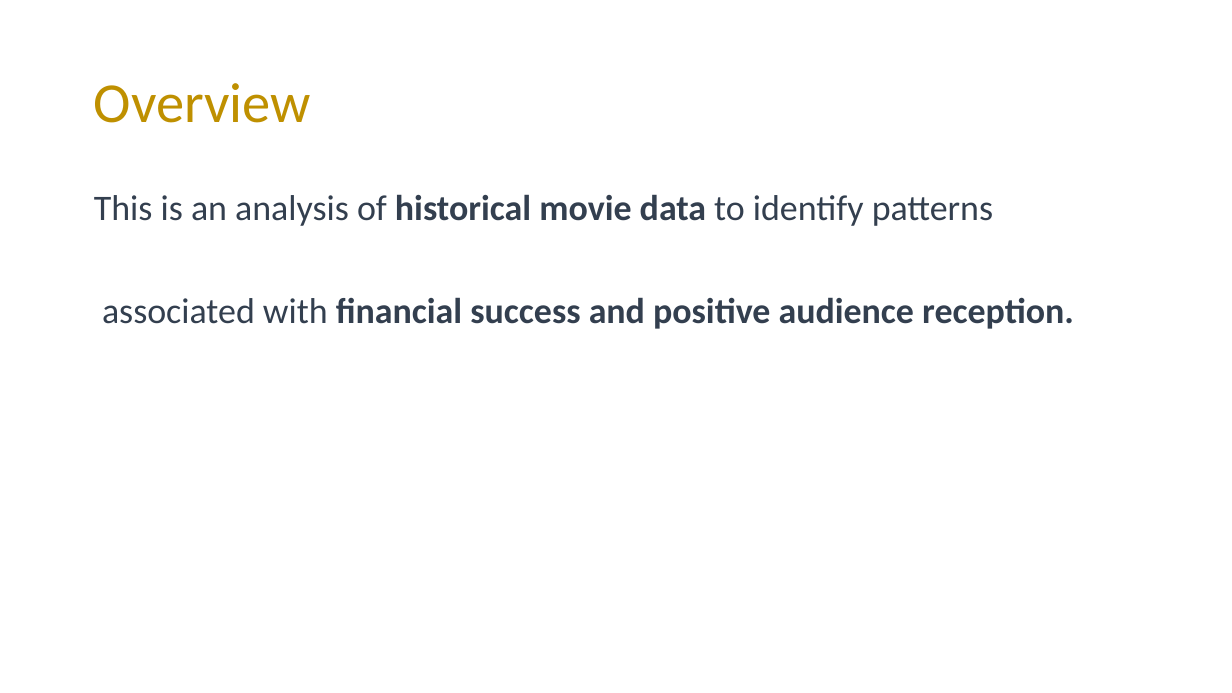
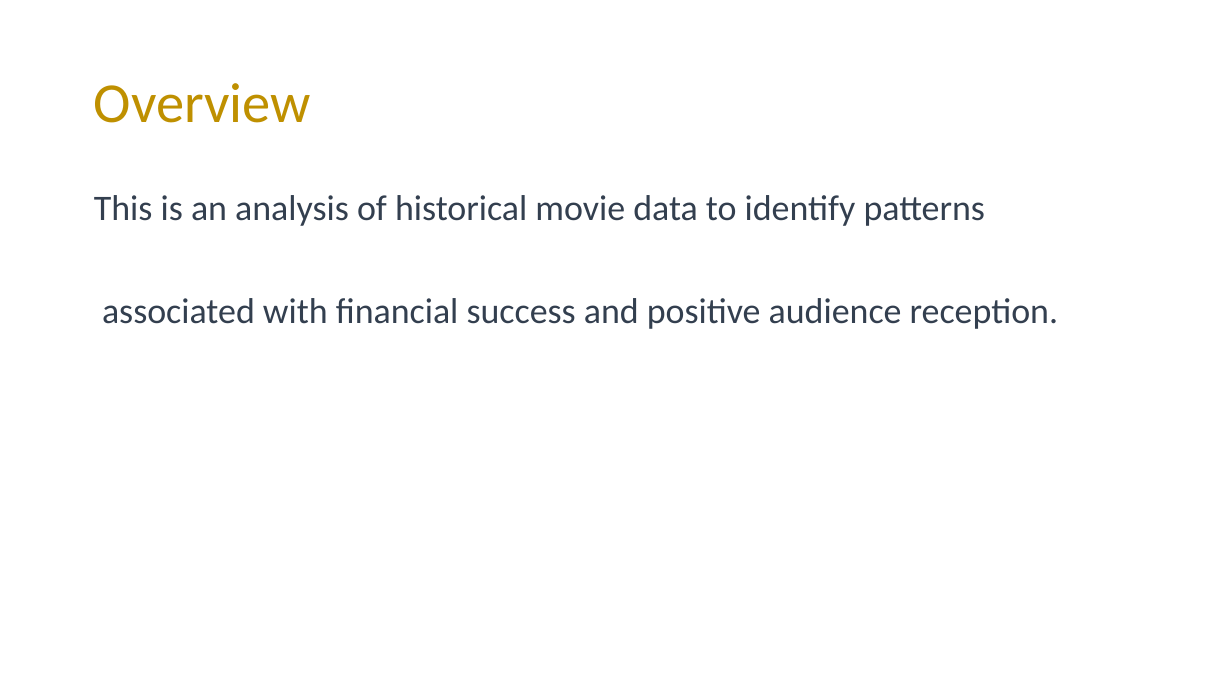
Before and after one commit to mading225/GROUP-6-PROJECT-, a slide deck: slide 3 of project.pptx. Drawn at 1232x693 pixels with LibreOffice and Linux fonts; fonts in the diff are those of the drawing. Boxes give left, top, right and bottom in pixels: in the first picture for what was removed or moved away, otherwise in the second. Text is boxed around its words. In the diff, an @@ line names an element or a change of style, - is before the commit and + after.

Commit message:
Add data analysis

```diff
--- a/project.pptx
+++ b/project.pptx
@@ text "This is an analysis of ..." at <box>94,195,1058,329</box>: bold off in "historical movie data", "financial success and positive audience reception." @@
```
Also in this commit, not shown: 1 other slide changed, 5 slides added.
